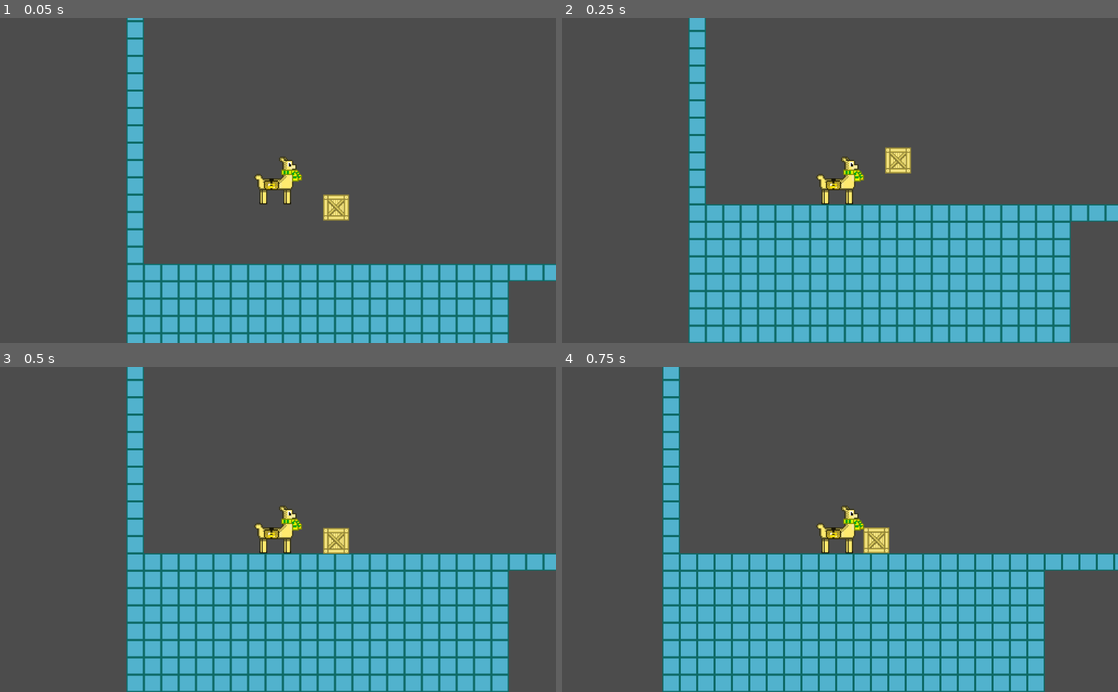
Above: before the commit, frames 1-4 (two rows, left to right).
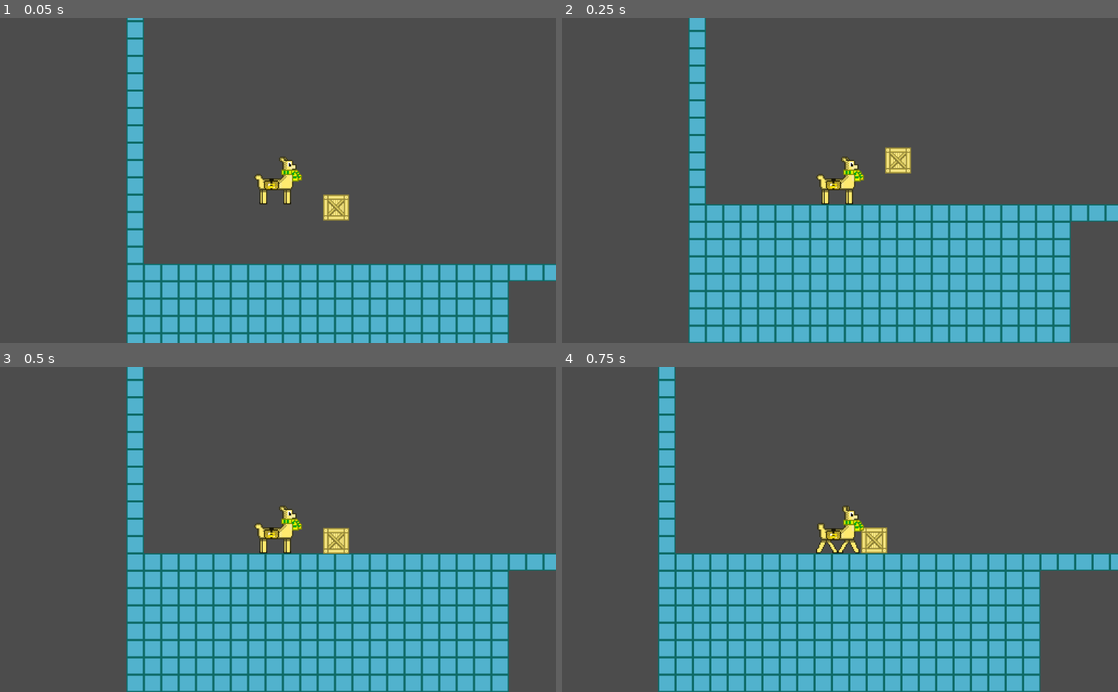
Above: after the commit, the same moments.

Repository: LeoDog896/Llama-Zips
Game: Godot game, scene res://Templates/LevelTemplate.tscn
The game is run twice, just before and just after one commit, with the same random seed, the same clock (stepped at 60 frames per second) and the same inputs.
Inputs (mouse positions are in pixels of both pictures, inside the frame that each line leads up to):
- Up to frame 1 (0.05 s): no input
- Up to frame 2 (0.25 s): no input
- Up to frame 3 (0.5 s): no input
- Up to frame 4 (0.75 s): tap Enter at 0.5 s; move the mouse to (962, 513) at 0.52 s; hold Right (ui_right) from 0.53 s (still down); hold Shift (ui_shift, bound only before the commit) from 0.53 s (still down)

Frames 1-3 are identical in both runs. In frame 4, 8.8% of the frame differs, in the area x 17-100%, y 0-100%.

Commit message:
Zipline fixes

Diff:
--- a/Templates/LevelTemplate.tscn
+++ b/Templates/LevelTemplate.tscn
@@ -1,9 +1,10 @@
-[gd_scene load_steps=9 format=2]
+[gd_scene load_steps=10 format=2]
 
 [ext_resource path="res://Utils/BindedPlayer.tscn" type="PackedScene" id=1]
 [ext_resource path="res://tile.png" type="Texture" id=2]
 [ext_resource path="res://goldtile.png" type="Texture" id=3]
 [ext_resource path="res://Utils/crate.tscn" type="PackedScene" id=4]
+[ext_resource path="res://Utils/Zipline.tscn" type="PackedScene" id=5]
 
 [sub_resource type="ConvexPolygonShape2D" id=1]
 points = PoolVector2Array( 0, 0, 32, 0, 32, 32, 0, 32 )
@@ -23,11 +24,6 @@
 0/tile_mode = 0
 0/occluder_offset = Vector2( 0, 0 )
 0/navigation_offset = Vector2( 0, 0 )
-0/shape_offset = Vector2( 0, 0 )
-0/shape_transform = Transform2D( 1, 0, 0, 1, 0, 0 )
-0/shape = SubResource( 1 )
-0/shape_one_way = false
-0/shape_one_way_margin = 1.0
 0/shapes = [ {
 "autotile_coord": Vector2( 0, 0 ),
 "one_way": false,
@@ -45,11 +41,6 @@
 1/occluder_offset = Vector2( 0, 0 )
 1/occluder = SubResource( 2 )
 1/navigation_offset = Vector2( 0, 0 )
-1/shape_offset = Vector2( 0, 0 )
-1/shape_transform = Transform2D( 1, 0, 0, 1, 0, 0 )
-1/shape = SubResource( 3 )
-1/shape_one_way = false
-1/shape_one_way_margin = 1.0
 1/shapes = [ {
 "autotile_coord": Vector2( 0, 0 ),
 "one_way": false,
@@ -75,3 +66,5 @@
 
 [node name="BindedPlayer" parent="." instance=ExtResource( 1 )]
 position = Vector2( 479.341, -7.98901 )
+
+[node name="Zipline" parent="." instance=ExtResource( 5 )]
--- a/Utils/BindedPlayer.tscn
+++ b/Utils/BindedPlayer.tscn
@@ -65,3 +65,5 @@
 [node name="AnimatedSprite" type="AnimatedSprite" parent="."]
 frames = SubResource( 7 )
 animation = "running"
+
+[node name="RayCast2D" type="RayCast2D" parent="."]
--- a/Utils/Scripts/Player.gd
+++ b/Utils/Scripts/Player.gd
@@ -8,6 +8,9 @@
 onready var camera    : Camera2D         = get_node("Camera2D")
 onready var sprite    : AnimatedSprite   = get_node("AnimatedSprite")
 onready var collision : CollisionShape2D = get_node("CollisionShape2D")
+
+onready var zipline   : Node2D           = get_node("./../Zipline")
+onready var ray       : RayCast2D        = get_node("RayCast2D")
 
 var can_jump = true
 var can_fullscreen = true
@@ -58,6 +61,14 @@
 
 var collision_point
 
+func raycast():
+	ray.cast_to = get_local_mouse_position()
+	ray.enabled = true
+	if ray.is_colliding():
+		return ray.get_collision_point()
+	else:
+		return null
+
 func _input(event):
 	if event is InputEventKey and event.scancode == KEY_F11:
 		if event.pressed:
--- a/project.godot
+++ b/project.godot
@@ -18,6 +18,10 @@
 config/name="Llama Zips"
 run/main_scene="res://Templates/LevelTemplate.tscn"
 config/icon="res://icon.png"
+
+[display]
+
+window/stretch/mode="viewport"
 
 [input]
 
@@ -42,6 +46,7 @@
 "events": [ Object(InputEventKey,"resource_local_to_scene":false,"resource_name":"","device":0,"alt":false,"shift":false,"control":false,"meta":false,"command":false,"pressed":false,"scancode":16777232,"unicode":0,"echo":false,"script":null)
 , Object(InputEventJoypadButton,"resource_local_to_scene":false,"resource_name":"","device":0,"button_index":12,"pressure":0.0,"pressed":false,"script":null)
 , Object(InputEventJoypadButton,"resource_local_to_scene":false,"resource_name":"","device":0,"button_index":0,"pressure":0.0,"pressed":false,"script":null)
+, Object(InputEventKey,"resource_local_to_scene":false,"resource_name":"","device":0,"alt":false,"shift":false,"control":false,"meta":false,"command":false,"pressed":false,"scancode":32,"unicode":0,"echo":false,"script":null)
  ]
 }
 jump={
@@ -49,12 +54,7 @@
 "events": [ Object(InputEventKey,"resource_local_to_scene":false,"resource_name":"","device":0,"alt":false,"shift":false,"control":false,"meta":false,"command":false,"pressed":false,"scancode":32,"unicode":0,"echo":false,"script":null)
  ]
 }
-grapple={
-"deadzone": 0.5,
-"events": [ Object(InputEventKey,"resource_local_to_scene":false,"resource_name":"","device":0,"alt":false,"shift":false,"control":false,"meta":false,"command":false,"pressed":false,"scancode":16777218,"unicode":0,"echo":false,"script":null)
- ]
-}
-ui_shift={
+Run={
 "deadzone": 0.5,
 "events": [ Object(InputEventKey,"resource_local_to_scene":false,"resource_name":"","device":0,"alt":false,"shift":false,"control":false,"meta":false,"command":false,"pressed":false,"scancode":16777237,"unicode":0,"echo":false,"script":null)
 , Object(InputEventJoypadButton,"resource_local_to_scene":false,"resource_name":"","device":0,"button_index":2,"pressure":0.0,"pressed":false,"script":null)
